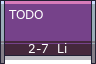
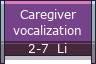
Layered file, before and after one edit (w=96, h=64). Changes by layer:
renamed "TODO" to "Caregiver ...", painted on it over [9, 9, 81, 35]
